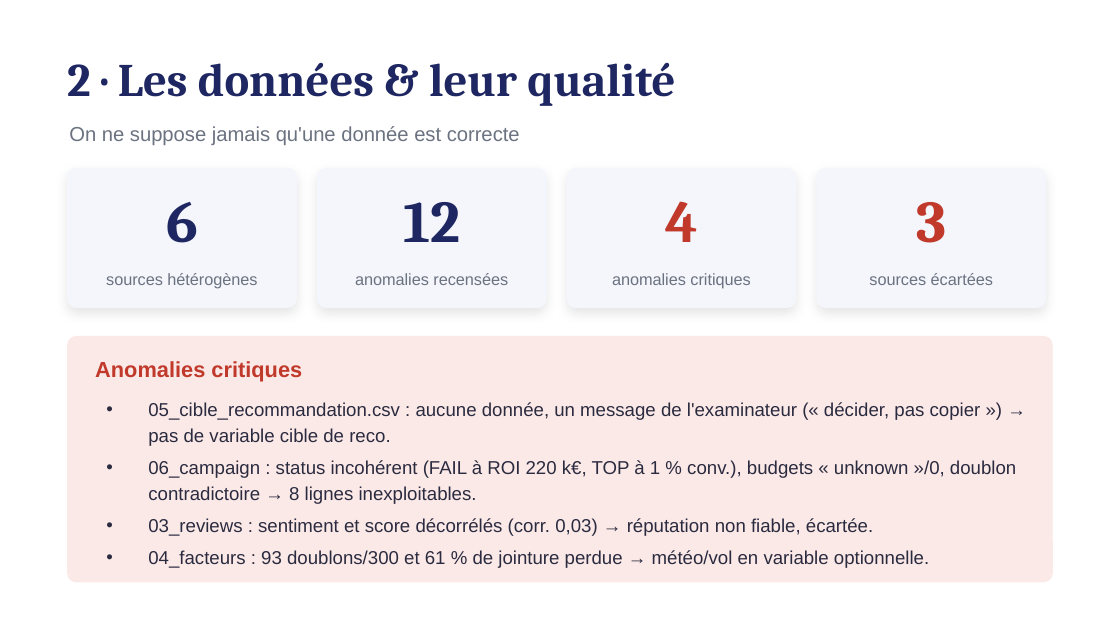
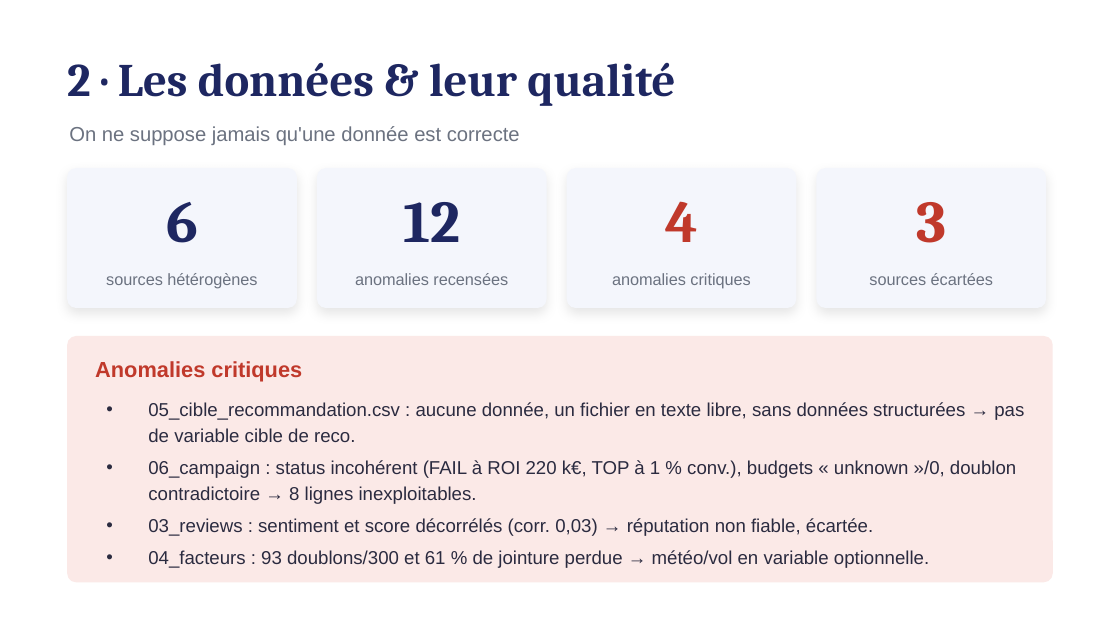
Before and after one commit to kteken10/aed_examen_final, a slide deck: slide 3 of rendu_final/05_Rapport_Management_Projet.pptx. Drawn at 1120x630 pixels with LibreOffice and Linux fonts; fonts in the diff are those of the drawing. Boxes give left, top, right and bottom in pixels: in the first picture for what was removed or moved away, otherwise in the second. Text is boxed around its words. In the diff, an @@ line names an element or a change of style, - is before the commit and + after.

```diff
--- a/rendu_final/05_Rapport_Management_Projet.pptx
+++ b/rendu_final/05_Rapport_Management_Projet.pptx
@@ text at [148, 402, 1024, 442]: text changed @@
-• 05_cible_recommandation.csv : aucune donnée, un message de l'examinateur (« décider, pas copier ») → pas de variable cible de reco.
+• 05_cible_recommandation.csv : aucune donnée, un fichier en texte libre, sans données structurées → pas de variable cible de reco.
```
Also in this commit, not shown: 5 other slides changed, 12 other files.
